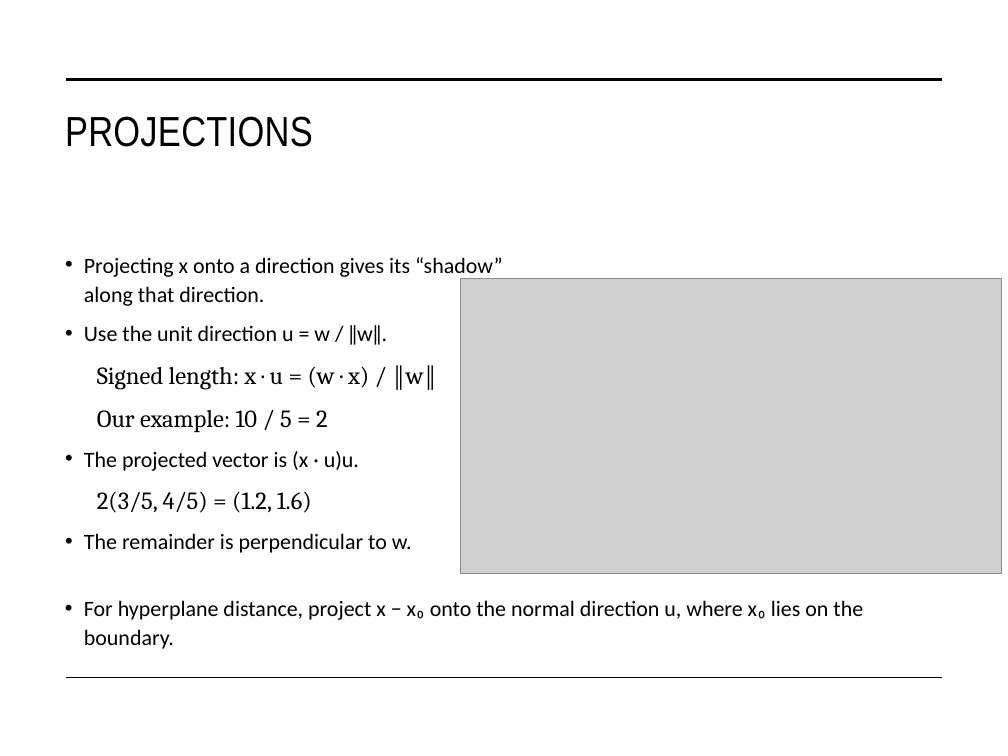
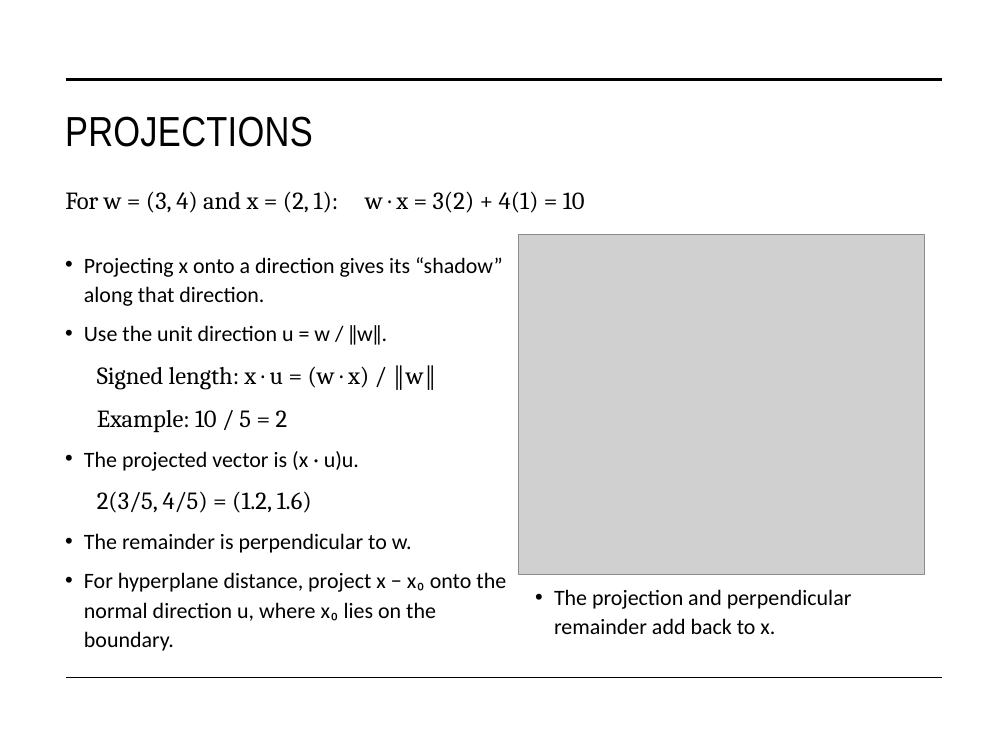
Before and after one commit to STAT-486-Fall-2026/course-content, a slide deck: slide 10 of slides/12-svm.pptx. Drawn at 1008x756 pixels with LibreOffice and Linux fonts; fonts in the diff are those of the drawing; grey boxes stand for pictures. Boxes give left, top, right and bottom in pixels: in the first picture for what was removed or moved away, otherwise in the second. Text is boxed around its words. In the diff, an @@ line names an element or a change of style, - is before the commit and + after.

```diff
--- a/slides/12-svm.pptx
+++ b/slides/12-svm.pptx
@@ text added at bbox=[65, 191, 585, 213], 25 pt, text #000000 @@
+For w = (3, 4) and x = (2, 1): w · x = 3(2) + 4(1) = 10
@@ picture: place and size @@
-picture at bbox=[461, 279, 1001, 573]
+picture at bbox=[519, 235, 924, 574]
@@ text at bbox=[97, 410, 288, 432]: text changed @@
-Our example: 10 / 5 = 2
+Example: 10 / 5 = 2
@@ text at bbox=[84, 572, 506, 651]: paragraph added @@
+• For hyperplane distance, project x − x₀ onto the normal direction u, where x₀ lies on the boundary.
@@ text added at bbox=[554, 589, 852, 634], 22.3 pt, text #000000 @@
+• The projection and perpendicular remainder add back to x.
@@ text removed at bbox=[84, 600, 863, 649] @@
-• For hyperplane distance, project x − x₀ onto the normal direction u, where x₀ lies on the boundary.
```
Also in this commit, not shown: 8 other slides changed, 2 slides removed, 1 other file.
